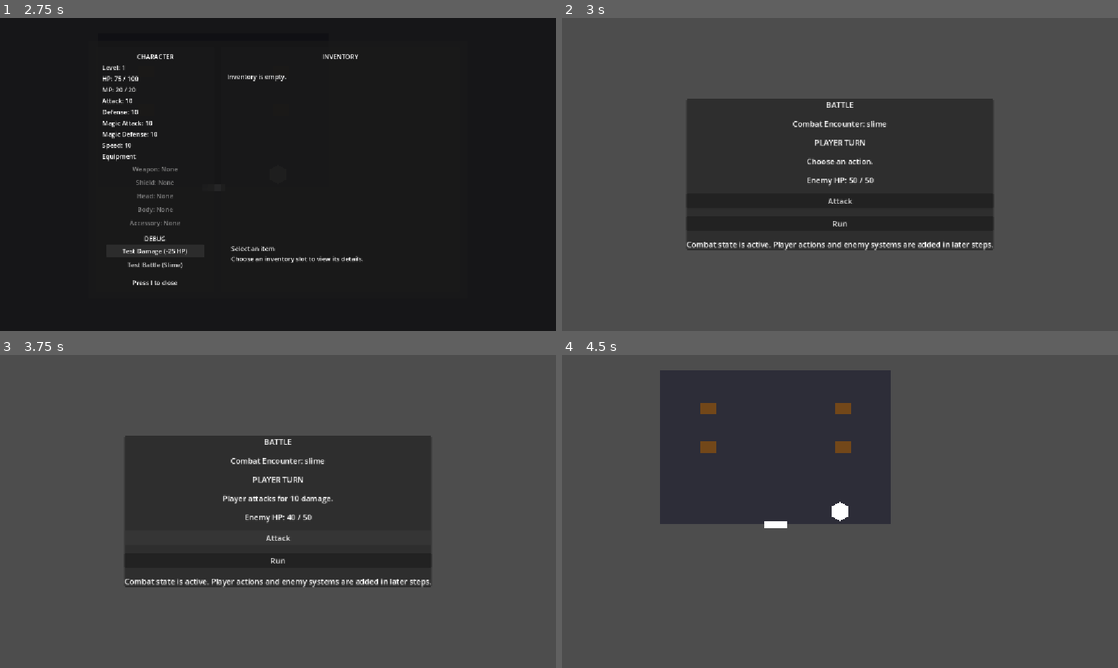
Above: before the commit, frames 1-4 (two rows, left to right).
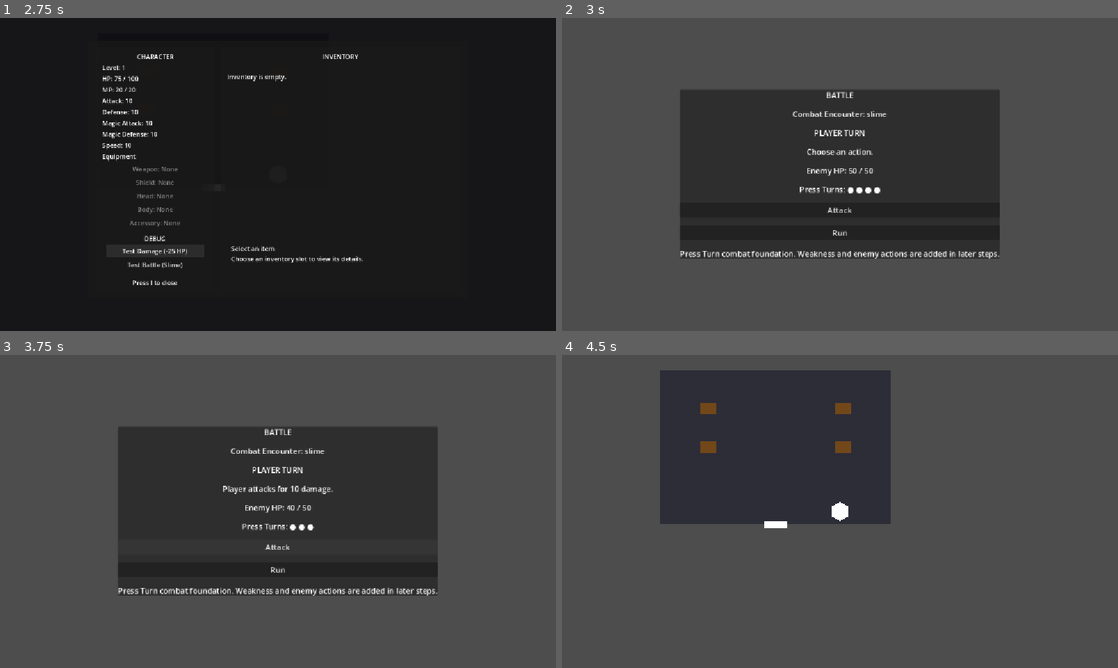
Above: after the commit, the same moments.

Repository: salexume94-pixel/Scripts
Game: Godot game, scene res://scenes/World.tscn
The game is run twice, just before and just after one commit, with the same random seed, the same clock (stepped at 60 frames per second) and the same inputs.
Inputs:
- Up to frame 1 (2.75 s): tap Enter at 0.5 s; hold Right (ui_right) 0.53-1.28 s; tap E at 0.6 s; hold Down (ui_down) 1.28-2 s; tap I at 1.35 s; click "Test Damage (-25 HP)" at 2 s
- Up to frame 2 (3 s): click "Test Battle (Slime)" at 2.75 s
- Up to frame 3 (3.75 s): click "Attack" at 3.5 s
- Up to frame 4 (4.5 s): click "Run" at 4.25 s

Frame 1 is identical in both runs. In frame 2, 6.0% of the frame differs, in the area x 21-79%, y 23-77%; in frame 3, 6.1%; in frame 4, nothing differs.

Commit message:
Add Press Turn battle UI

Diff:
--- a/scenes/Battle.tscn
+++ b/scenes/Battle.tscn
@@ -20,7 +20,7 @@
 grow_vertical = 2
 
 [node name="Panel" type="PanelContainer" parent="CenterContainer"]
-custom_minimum_size = Vector2(520, 240)
+custom_minimum_size = Vector2(520, 280)
 layout_mode = 2
 
 [node name="VBoxContainer" type="VBoxContainer" parent="CenterContainer/Panel"]
@@ -31,47 +31,40 @@
 layout_mode = 2
 text = "BATTLE"
 horizontal_alignment = 1
-
 [node name="EncounterLabel" type="Label" parent="CenterContainer/Panel/VBoxContainer"]
 layout_mode = 2
 text = "Combat Encounter: Unknown"
 horizontal_alignment = 1
-
 [node name="StateLabel" type="Label" parent="CenterContainer/Panel/VBoxContainer"]
 layout_mode = 2
-text = "Combat Foundation"
+text = "PLAYER TURN"
 horizontal_alignment = 1
-
 [node name="ActionLabel" type="Label" parent="CenterContainer/Panel/VBoxContainer"]
 layout_mode = 2
 text = "Choose an action."
 horizontal_alignment = 1
-
 [node name="EnemyHPLabel" type="Label" parent="CenterContainer/Panel/VBoxContainer"]
 layout_mode = 2
 text = "Enemy HP: 50 / 50"
 horizontal_alignment = 1
-
+[node name="PressTurnLabel" type="Label" parent="CenterContainer/Panel/VBoxContainer"]
+layout_mode = 2
+text = "Press Turns: ● ● ● ●"
+horizontal_alignment = 1
 [node name="AttackButton" type="Button" parent="CenterContainer/Panel/VBoxContainer"]
 layout_mode = 2
 text = "Attack"
-
 [connection signal="pressed" from="CenterContainer/Panel/VBoxContainer/AttackButton" to="." method="_on_attack_pressed"]
-
 [node name="RunButton" type="Button" parent="CenterContainer/Panel/VBoxContainer"]
 layout_mode = 2
 text = "Run"
-
 [connection signal="pressed" from="CenterContainer/Panel/VBoxContainer/RunButton" to="." method="_on_run_pressed"]
-
 [node name="VictoryButton" type="Button" parent="CenterContainer/Panel/VBoxContainer"]
 layout_mode = 2
 text = "Return to World"
 visible = false
-
 [connection signal="pressed" from="CenterContainer/Panel/VBoxContainer/VictoryButton" to="." method="_on_victory_pressed"]
-
 [node name="DescriptionLabel" type="Label" parent="CenterContainer/Panel/VBoxContainer"]
 layout_mode = 2
-text = "Combat state is active. Player actions and enemy systems are added in later steps."
+text = "Press Turn combat foundation. Weakness and enemy actions are added in later steps."
 horizontal_alignment = 1
